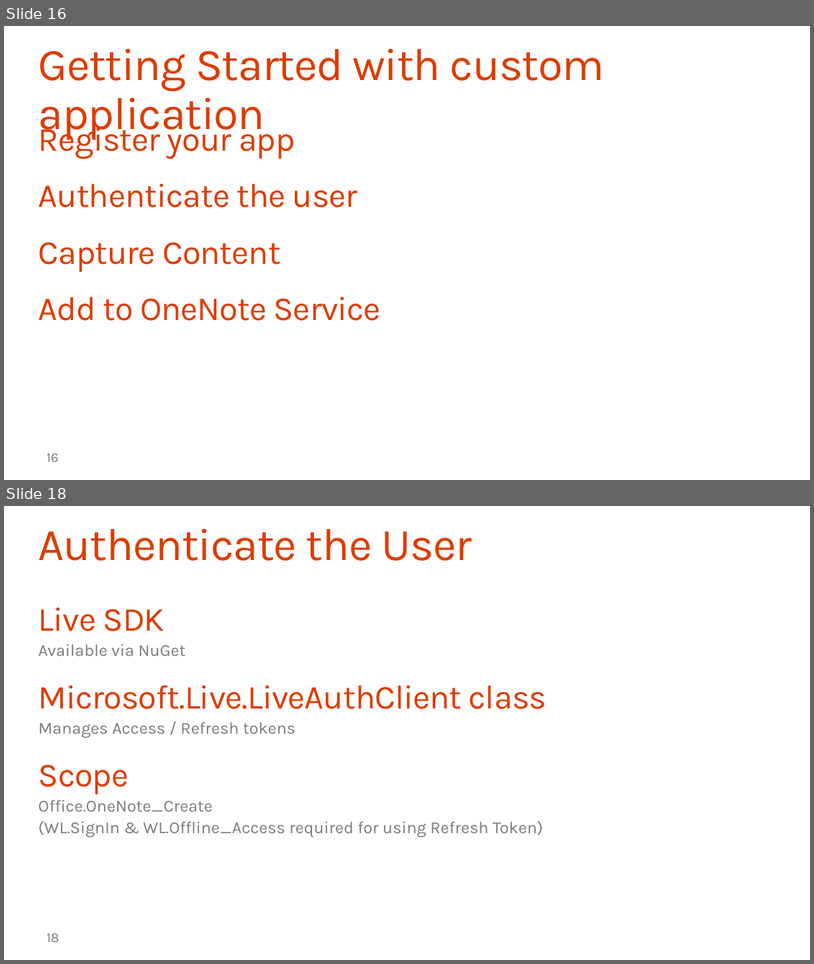
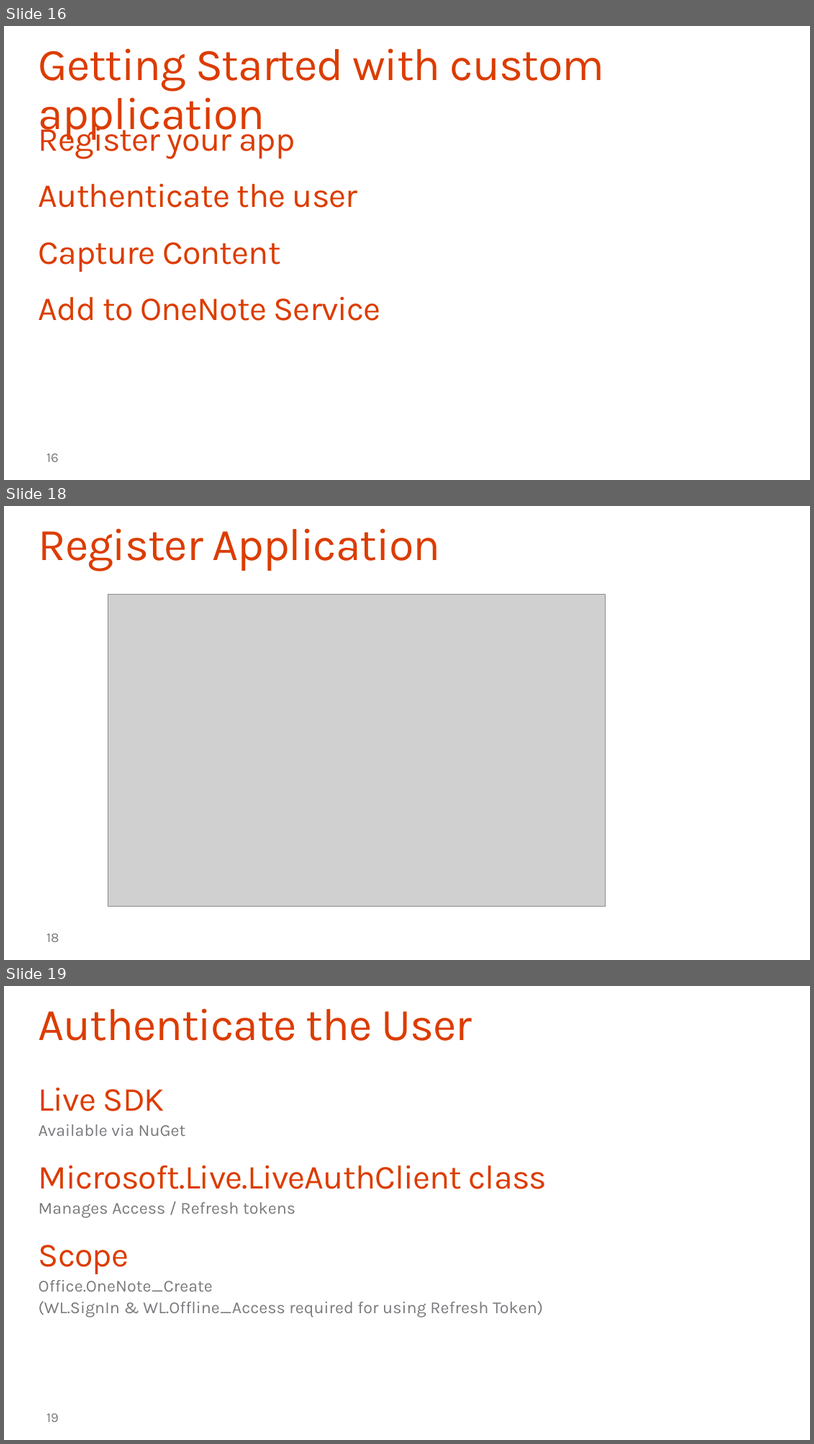
Before and after one commit to OfficeDev/TrainingContent, a slide deck: O3653-7 Deep Dive into the Office 365 APIs for OneNote services/O3653-7 Deep Dive into the Office 365 APIs for OneNote services.pptx. Shown one above the other, each under a label of ours: slides 16 and 18 before the commit, slides 16, 18 and 19 after it; the slides between them are not shown. The pictures are 814x964 and 814x1444 pixels, drawn with LibreOffice and Linux fonts; fonts in the diff are those of the drawing; grey boxes stand for pictures; background and template pictures are left out. Boxes give left, top, right and bottom in pixels: in the first picture for what was removed or moved away, otherwise in the second. Text is boxed around its words. In the diff, an @@ line names an element or a change of style, - is before the commit and + after.

```diff
--- a/O3653-7 Deep Dive into the Office 365 APIs for OneNote services/O3653-7 Deep Dive into the Office 365 APIs for OneNote services.pptx
+++ b/O3653-7 Deep Dive into the Office 365 APIs for OneNote services/O3653-7 Deep Dive into the Office 365 APIs for OneNote services.pptx
@@ slide 18 added at [4, 506, 810, 960], background #FFFFFF @@
@@ title added at [39, 528, 440, 571], 54 pt, text #DC3C00 @@
+Register Application
@@ picture added at [108, 595, 605, 906] @@
@@ page number added at [46, 933, 59, 942], 16 pt, text #797A7D @@
+18
@@ what was slide 18 is now slide 19 @@
```
Also in this commit, not shown: 8 slides changed, 1 other slide added, 3 slides removed.
